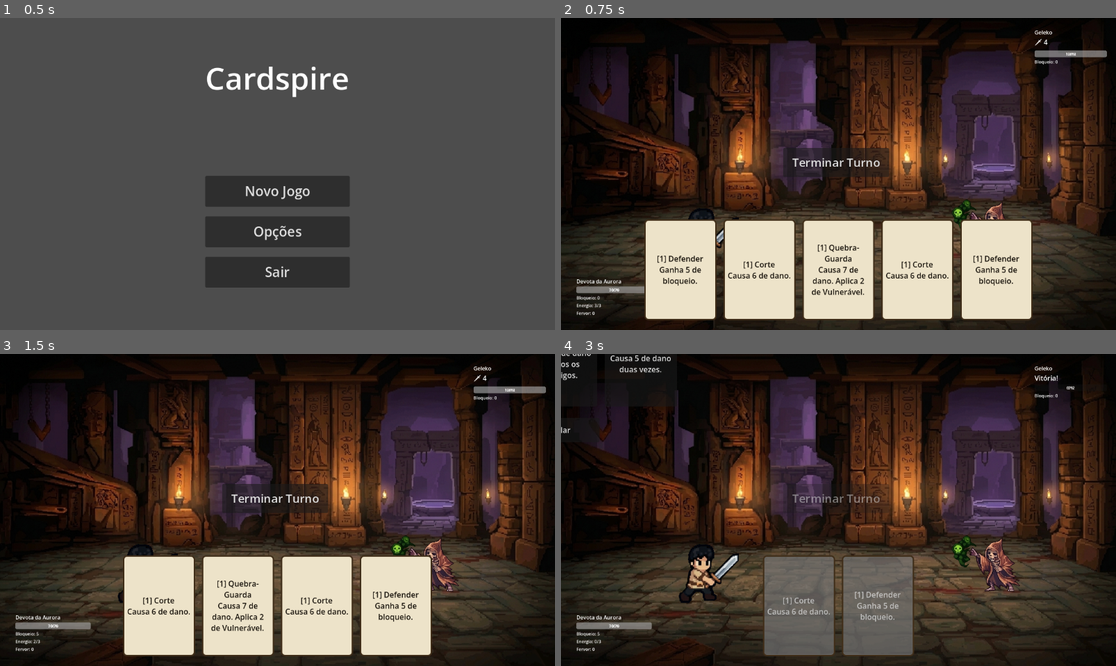
Above: before the commit, frames 1-4 (two rows, left to right).
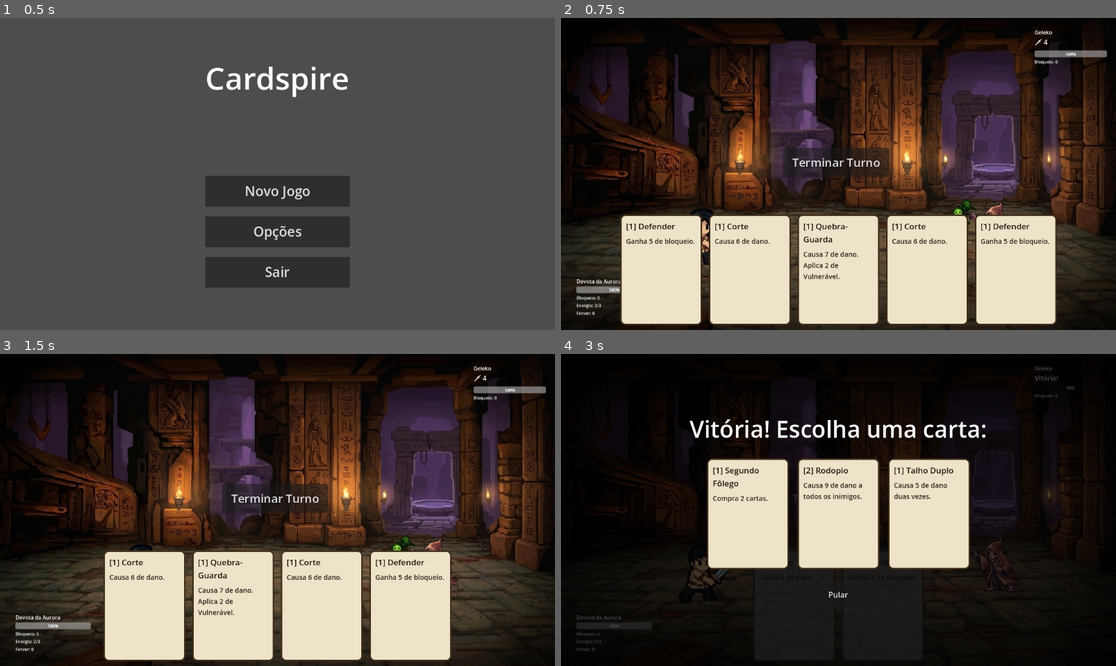
Above: after the commit, the same moments.

Repository: johnywauke/card-game
Game: Godot game, scene res://Scenes/UI/MainMenu.tscn
Same seed, same stepped clock (60 frames per second), same inputs: the game is played once before the commit and once after it.
Inputs (mouse positions are in pixels of both pictures, inside the frame that each line leads up to):
- Up to frame 1 (0.5 s): no input
- Up to frame 2 (0.75 s): click "Novo Jogo" at 0.5 s
- Up to frame 3 (1.5 s): click (122, 606) at 1.25 s, where only the run before the commit has a clickable "[1] Defender Ganha 5 de bloqu…"
- Up to frame 4 (3 s): click (721, 606) at 2 s, where only the run before the commit has a clickable "[1] Corte Causa 6 de dano."; click (760, 606) at 2.75 s, where only the run before the commit has a clickable "[1] Quebra-Guarda Causa 7 de …"

Frame 1 is identical in both runs. In frame 2, 11% of the frame differs, in the area x 10-90%, y 62-99%; in frame 3, 8.2%; in frame 4, 68%, in the area x 0-100%, y 0-100%.

Commit message:
213231213

Diff:
--- /dev/null
+++ b/Resources/Cards/Dragao/d03.tres
@@ -0,0 +1,17 @@
+[gd_resource type="Resource" script_class="CardData" load_steps=2 format=3 uid="uid://drg00000003"]
+
+[ext_resource type="Script" uid="uid://bdxlpgi6w130y" path="res://Script/Resources/CardData.gd" id="1_script"]
+
+[resource]
+script = ExtResource("1_script")
+id = &"drg_pele"
+nome = "Pele de Dragão"
+descricao = "Ganha 2 de Escamas (armadura permanente)."
+tipo = 2
+raridade = 0
+alvo = 2
+custo = 1
+valor_base = 0
+fervor_ganho = 0
+fervor_custo = 0
+efeitos = [{ "tipo": "escamas", "valor": 2 }]
--- /dev/null
+++ b/Resources/Cards/Dragao/d27.tres
@@ -0,0 +1,17 @@
+[gd_resource type="Resource" script_class="CardData" load_steps=2 format=3 uid="uid://drg00000027"]
+
+[ext_resource type="Script" uid="uid://bdxlpgi6w130y" path="res://Script/Resources/CardData.gd" id="1_script"]
+
+[resource]
+script = ExtResource("1_script")
+id = &"drg_dragaozinho"
+nome = "Invocar Dragãozinho"
+descricao = "No início de cada turno, causa 5 de dano ao inimigo."
+tipo = 3
+raridade = 1
+alvo = 3
+custo = 2
+valor_base = 0
+fervor_ganho = 0
+fervor_custo = 0
+efeitos = [{ "tipo": "invocar", "efeito": { "tipo": "dano", "valor": 5, "alvo": "inimigo" } }]
--- /dev/null
+++ b/Resources/Cards/Dragao/d50.tres
@@ -0,0 +1,17 @@
+[gd_resource type="Resource" script_class="CardData" load_steps=2 format=3 uid="uid://drg00000050"]
+
+[ext_resource type="Script" uid="uid://bdxlpgi6w130y" path="res://Script/Resources/CardData.gd" id="1_script"]
+
+[resource]
+script = ExtResource("1_script")
+id = &"drg_avatar"
+nome = "Avatar do Dragão Ancião"
+descricao = "No início de cada turno, causa 10 de dano ao inimigo."
+tipo = 3
+raridade = 2
+alvo = 3
+custo = 3
+valor_base = 0
+fervor_ganho = 0
+fervor_custo = 0
+efeitos = [{ "tipo": "invocar", "efeito": { "tipo": "dano", "valor": 10, "alvo": "inimigo" } }]
--- a/Script/Combat/CardEffects.gd
+++ b/Script/Combat/CardEffects.gd
@@ -73,6 +73,13 @@
 		"bloqueio":
 			usuario.ganhar_bloqueio(efeito.get("valor", 0))
 
+		"escamas":
+			# Escamas: armadura persistente (não some no fim do turno).
+			usuario.aplicar_status(&"escamas", efeito.get("valor", 0))
+
+		"cura":
+			usuario.curar(efeito.get("valor", 0))
+
 		"dano":
 			# Golpe de dano adicional (permite cartas de golpe múltiplo).
 			# alvo: "inimigo" (o alvo mirado) ou "todos".
@@ -99,3 +106,14 @@
 
 		_:
 			push_warning("CardEffects: efeito desconhecido '%s'." % tipo)
+
+
+## Aplica um efeito recorrente (de um dragão invocado) a cada turno.
+## Escolhe o primeiro inimigo vivo como alvo para efeitos de dano único.
+static func aplicar_efeito_recorrente(efeito: Dictionary, jogador: Combatant, inimigos: Array) -> void:
+	var alvo: Combatant = null
+	for inimigo in inimigos:
+		if inimigo != null and inimigo.esta_vivo():
+			alvo = inimigo
+			break
+	_aplicar_efeito_extra(efeito, jogador, alvo, inimigos)
--- /dev/null
+++ b/Script/Combat/CartaVisual.gd
@@ -0,0 +1,76 @@
+## CartaVisual.gd
+## Fábrica do visual de uma carta: um Button estilizado com o texto organizado
+## em Labels internos (título + descrição) com margem e quebra de linha, para
+## o texto SEMPRE caber dentro da carta. Usado pela mão e pela tela de recompensa.
+class_name CartaVisual
+extends RefCounted
+
+
+## Cria e retorna um Button representando a carta.
+static func criar(carta: CardData) -> Button:
+	var b := Button.new()
+	b.custom_minimum_size = Vector2(170, 230)
+	b.clip_contents = true
+	b.mouse_filter = Control.MOUSE_FILTER_STOP
+	b.text = ""  # o texto vai nos Labels filhos.
+
+	_aplicar_estilo(b)
+
+	# MarginContainer ocupa a carta inteira, com margem interna.
+	var margem := MarginContainer.new()
+	margem.set_anchors_and_offsets_preset(Control.PRESET_FULL_RECT)
+	margem.add_theme_constant_override("margin_left", 12)
+	margem.add_theme_constant_override("margin_right", 12)
+	margem.add_theme_constant_override("margin_top", 12)
+	margem.add_theme_constant_override("margin_bottom", 12)
+	margem.mouse_filter = Control.MOUSE_FILTER_IGNORE
+	b.add_child(margem)
+
+	var vbox := VBoxContainer.new()
+	vbox.add_theme_constant_override("separation", 10)
+	vbox.mouse_filter = Control.MOUSE_FILTER_IGNORE
+	margem.add_child(vbox)
+
+	# Título: custo + nome.
+	var titulo := Label.new()
+	titulo.text = "[%d] %s" % [carta.custo, carta.nome]
+	titulo.autowrap_mode = TextServer.AUTOWRAP_WORD_SMART
+	titulo.add_theme_font_size_override("font_size", 17)
+	titulo.add_theme_color_override("font_color", Color(0.12, 0.09, 0.05))
+	titulo.mouse_filter = Control.MOUSE_FILTER_IGNORE
+	vbox.add_child(titulo)
+
+	# Descrição (quebra de linha automática).
+	var desc := Label.new()
+	desc.text = carta.descricao
+	desc.autowrap_mode = TextServer.AUTOWRAP_WORD_SMART
+	desc.add_theme_font_size_override("font_size", 14)
+	desc.add_theme_color_override("font_color", Color(0.18, 0.14, 0.10))
+	desc.mouse_filter = Control.MOUSE_FILTER_IGNORE
+	vbox.add_child(desc)
+
+	return b
+
+
+## Aplica os StyleBox (fundo claro com borda) nos vários estados do botão.
+static func _aplicar_estilo(b: Button) -> void:
+	var normal := StyleBoxFlat.new()
+	normal.bg_color = Color(0.93, 0.89, 0.79)
+	normal.set_border_width_all(3)
+	normal.border_color = Color(0.25, 0.18, 0.10)
+	normal.set_corner_radius_all(10)
+	b.add_theme_stylebox_override("normal", normal)
+
+	var hover := normal.duplicate()
+	hover.bg_color = Color(1.0, 0.97, 0.86)
+	hover.set_border_width_all(4)
+	b.add_theme_stylebox_override("hover", hover)
+
+	var pressed := normal.duplicate()
+	pressed.bg_color = Color(0.80, 0.74, 0.62)
+	b.add_theme_stylebox_override("pressed", pressed)
+
+	var desabilitado := normal.duplicate()
+	desabilitado.bg_color = Color(0.42, 0.42, 0.42, 0.75)
+	desabilitado.border_color = Color(0.2, 0.2, 0.2)
+	b.add_theme_stylebox_override("disabled", desabilitado)
--- a/Script/Combat/CombatEndScreen.gd
+++ b/Script/Combat/CombatEndScreen.gd
@@ -1,65 +1,68 @@
 ## CombatEndScreen.gd
-## Overlay que cobre a tela quando o combate termina.
-##  - VITÓRIA: mostra 3 cartas de recompensa para escolher (some ao baralho da run)
+## Overlay (CanvasLayer) que cobre a tela quando o combate termina.
+##  - VITÓRIA: mostra 3 cartas de recompensa para escolher (some ao baralho)
 ##            e segue para o próximo combate. Também permite pular.
 ##  - DERROTA: mostra "Derrota" e um botão para voltar ao menu (encerra a run).
 ##
-## Monta-se sozinho. O CombatSetup o instancia, o configura com o jogador
-## (para salvar o HP na vitória) e o deixa escondido até o combate acabar.
-extends Control
+## Usa CanvasLayer com camada acima da mão (Hand), para cobrir as cartas.
+extends CanvasLayer
 
 const CENA_COMBATE := "res://Scenes/Combat/Combat.tscn"
 const CENA_MENU := "res://Scenes/UI/MainMenu.tscn"
 
 var jogador: Combatant
 
+var _raiz: Control          # container de tela cheia, mostrado só no fim.
 var _titulo: Label
 var _caixa_cartas: HBoxContainer
 var _rodape: HBoxContainer
 
 
 func _ready() -> void:
-	# Cobre a tela inteira e começa escondido.
-	set_anchors_and_offsets_preset(Control.PRESET_FULL_RECT)
-	visible = false
+	layer = 20  # acima da mão (camada 10).
 
-	# Fundo escuro semitransparente que bloqueia cliques atrás.
+	_raiz = Control.new()
+	_raiz.set_anchors_and_offsets_preset(Control.PRESET_FULL_RECT)
+	_raiz.visible = false
+	add_child(_raiz)
+
+	# Fundo escuro que bloqueia cliques atrás.
 	var fundo := ColorRect.new()
-	fundo.color = Color(0, 0, 0, 0.7)
+	fundo.color = Color(0, 0, 0, 0.72)
 	fundo.set_anchors_and_offsets_preset(Control.PRESET_FULL_RECT)
 	fundo.mouse_filter = Control.MOUSE_FILTER_STOP
-	add_child(fundo)
+	_raiz.add_child(fundo)
 
-	# Coluna central com título, cartas e rodapé.
+	# Coluna central: título, cartas e rodapé.
 	var coluna := VBoxContainer.new()
 	coluna.alignment = BoxContainer.ALIGNMENT_CENTER
-	coluna.add_theme_constant_override("separation", 24)
-	coluna.set_anchors_and_offsets_preset(Control.PRESET_CENTER)
-	coluna.grow_horizontal = Control.GROW_DIRECTION_BOTH
-	coluna.grow_vertical = Control.GROW_DIRECTION_BOTH
-	add_child(coluna)
+	coluna.add_theme_constant_override("separation", 28)
+	coluna.set_anchors_and_offsets_preset(Control.PRESET_FULL_RECT)
+	coluna.mouse_filter = Control.MOUSE_FILTER_IGNORE
+	_raiz.add_child(coluna)
 
 	_titulo = Label.new()
 	_titulo.add_theme_font_size_override("font_size", 48)
 	_titulo.horizontal_alignment = HORIZONTAL_ALIGNMENT_CENTER
+	_titulo.mouse_filter = Control.MOUSE_FILTER_IGNORE
 	coluna.add_child(_titulo)
 
 	_caixa_cartas = HBoxContainer.new()
 	_caixa_cartas.alignment = BoxContainer.ALIGNMENT_CENTER
-	_caixa_cartas.add_theme_constant_override("separation", 16)
+	_caixa_cartas.add_theme_constant_override("separation", 18)
+	_caixa_cartas.mouse_filter = Control.MOUSE_FILTER_IGNORE
 	coluna.add_child(_caixa_cartas)
 
 	_rodape = HBoxContainer.new()
 	_rodape.alignment = BoxContainer.ALIGNMENT_CENTER
 	_rodape.add_theme_constant_override("separation", 16)
+	_rodape.mouse_filter = Control.MOUSE_FILTER_IGNORE
 	coluna.add_child(_rodape)
 
-	# Escuta o fim do combate.
 	SignalBus.combate_vencido.connect(_ao_vencer)
 	SignalBus.combate_perdido.connect(_ao_perder)
 
 
-## Recebe a referência do jogador (para salvar o HP na vitória).
 func configurar(p_jogador: Combatant) -> void:
 	jogador = p_jogador
 
@@ -67,7 +70,6 @@
 # --- VITÓRIA ---
 
 func _ao_vencer() -> void:
-	# Salva o HP atual do jogador para o próximo combate.
 	if jogador != null:
 		DeckManager.hp_jogador = jogador.hp_atual
 
@@ -75,20 +77,18 @@
 	_limpar(_caixa_cartas)
 	_limpar(_rodape)
 
-	# Mostra 3 cartas de recompensa.
 	for carta in DeckManager.sortear_recompensas(3):
-		var b := _botao_carta(carta)
+		var b := CartaVisual.criar(carta)
 		b.pressed.connect(_escolher_recompensa.bind(carta))
 		_caixa_cartas.add_child(b)
 
-	# Botão para pular a recompensa.
 	var pular := Button.new()
 	pular.custom_minimum_size = Vector2(160, 50)
 	pular.text = "Pular"
 	pular.pressed.connect(_proximo_combate)
 	_rodape.add_child(pular)
 
-	visible = true
+	_raiz.visible = true
 
 
 func _escolher_recompensa(carta: CardData) -> void:
@@ -114,7 +114,7 @@
 	voltar.pressed.connect(_voltar_menu)
 	_rodape.add_child(voltar)
 
-	visible = true
+	_raiz.visible = true
 
 
 func _voltar_menu() -> void:
@@ -122,17 +122,7 @@
 	get_tree().change_scene_to_file(CENA_MENU)
 
 
-# --- Utilitários ---
-
-func _botao_carta(carta: CardData) -> Button:
-	var b := Button.new()
-	b.custom_minimum_size = Vector2(150, 200)
-	b.autowrap_mode = TextServer.AUTOWRAP_WORD_SMART
-	b.clip_text = true
-	b.add_theme_font_size_override("font_size", 16)
-	b.text = "[%d] %s\n\n%s" % [carta.custo, carta.nome, carta.descricao]
-	return b
-
+# --- Utilitário ---
 
 func _limpar(container: Node) -> void:
 	for filho in container.get_children():
--- a/Script/Combat/CombatHUD.gd
+++ b/Script/Combat/CombatHUD.gd
@@ -60,7 +60,7 @@
 func _atualizar_tudo() -> void:
 	if jogador != null:
 		_set_barra(barra_hp_jogador, label_hp_jogador, jogador.hp_atual, jogador.hp_max)
-		label_bloqueio_jogador.text = "Bloqueio: %d" % jogador.bloqueio
+		label_bloqueio_jogador.text = _texto_bloqueio(jogador)
 		label_fervor.text = "Fervor: %d" % jogador.get_status(&"fervor")
 	if inimigo != null:
 		_set_barra(barra_hp_inimigo, label_hp_inimigo, inimigo.hp_atual, inimigo.hp_max)
@@ -79,9 +79,17 @@
 func _ao_bloqueio_alterado(alvo, _quantidade: int) -> void:
 	# Lê o valor atual direto do combatente (mais simples que somar deltas).
 	if alvo == jogador:
-		label_bloqueio_jogador.text = "Bloqueio: %d" % jogador.bloqueio
+		label_bloqueio_jogador.text = _texto_bloqueio(jogador)
 	elif alvo == inimigo:
 		label_bloqueio_inimigo.text = "Bloqueio: %d" % inimigo.bloqueio
+
+
+## Texto do bloqueio do jogador, incluindo Escamas (armadura) se houver.
+func _texto_bloqueio(c: Combatant) -> String:
+	var escamas := c.get_status(&"escamas")
+	if escamas > 0:
+		return "Bloqueio: %d  (Escamas: %d)" % [c.bloqueio, escamas]
+	return "Bloqueio: %d" % c.bloqueio
 
 
 func _ao_energia_alterada(atual: int, maximo: int) -> void:
--- a/Script/Combat/CombatStateMachine.gd
+++ b/Script/Combat/CombatStateMachine.gd
@@ -29,6 +29,10 @@
 @export var energia_maxima: int = 3
 var energia_atual: int = 0
 
+## Poderes recorrentes ativos no combate (ex: dragões invocados que atacam
+## todo turno). Cada item é um efeito aplicado no início do turno do jogador.
+var poderes_ativos: Array[Dictionary] = []
+
 
 func _ready() -> void:
 	# Escuta mortes para checar fim de combate.
@@ -41,6 +45,7 @@
 	jogador = p_jogador
 	inimigos = p_inimigos
 	estado = Estado.INICIO
+	poderes_ativos.clear()
 
 	DeckManager.iniciar_combate()
 	SignalBus.combate_iniciado.emit()
@@ -62,6 +67,10 @@
 	energia_atual = energia_maxima
 	SignalBus.energia_alterada.emit(energia_atual, energia_maxima)
 	jogador.limpar_bloqueio()
+
+	# Dragões invocados agem no início do turno (atacam o inimigo, etc.).
+	_aplicar_poderes()
+
 	DeckManager.comprar_mao_inicial()
 
 	SignalBus.turno_jogador_iniciado.emit()
@@ -89,6 +98,8 @@
 	# Carta de Poder fica em jogo; as demais vão para o descarte.
 	if carta.tipo != CardData.CardType.PODER:
 		DeckManager.descartar_carta(carta)
+	else:
+		_registrar_poderes_da_carta(carta)
 
 	_checar_vitoria()
 	return true
@@ -136,6 +147,26 @@
 
 ## --- Fim de combate ---
 
+## --- Poderes recorrentes (dragões invocados) ---
+
+## Procura nos efeitos da carta entradas que registram um poder recorrente,
+## no formato { "tipo": "invocar", "efeito": { ... } }, e as ativa.
+func _registrar_poderes_da_carta(carta: CardData) -> void:
+	for ef in carta.efeitos:
+		if ef.get("tipo", "") == "invocar":
+			var recorrente: Dictionary = ef.get("efeito", {})
+			if not recorrente.is_empty():
+				poderes_ativos.append(recorrente)
+
+
+## Aplica todos os poderes ativos (chamado no início do turno do jogador).
+func _aplicar_poderes() -> void:
+	for efeito in poderes_ativos:
+		CardEffects.aplicar_efeito_recorrente(efeito, jogador, inimigos)
+	# Um poder pode ter derrotado o inimigo.
+	_checar_vitoria()
+
+
 func _ao_inimigo_morrer(_inimigo) -> void:
 	_checar_vitoria()
 
--- a/Script/Combat/Combatant.gd
+++ b/Script/Combat/Combatant.gd
@@ -96,8 +96,10 @@
 
 
 ## Zera o bloqueio (chamado no início do turno do dono).
+## Com Escamas, o bloqueio não vai a zero: volta ao valor de Escamas
+## (armadura persistente do dragão). Sem Escamas, zera normalmente.
 func limpar_bloqueio() -> void:
-	bloqueio = 0
+	bloqueio = get_status(&"escamas")
 	SignalBus.bloqueio_ganho.emit(self, 0)
 
 
--- a/Script/Combat/Hand.gd
+++ b/Script/Combat/Hand.gd
@@ -1,7 +1,7 @@
 ## Hand.gd
 ## Mostra a mão do jogador como cartas CLICÁVEIS na parte de baixo da tela.
 ## Usa um CanvasLayer para garantir que as cartas fiquem SEMPRE por cima de
-## tudo (cenário, sprites e HUD), evitando problemas de ordem de renderização.
+## tudo (cenário, sprites e HUD).
 extends CanvasLayer
 
 var maquina: CombatStateMachine
@@ -10,15 +10,13 @@
 
 
 func _ready() -> void:
-	layer = 10  # bem acima do canvas padrão (camada 0).
+	layer = 10  # acima do canvas padrão (camada 0).
 
-	# Container invisível que ocupa a tela toda.
 	var painel := Control.new()
 	painel.set_anchors_and_offsets_preset(Control.PRESET_FULL_RECT)
 	painel.mouse_filter = Control.MOUSE_FILTER_IGNORE
 	add_child(painel)
 
-	# Linha de cartas, ancorada na parte inferior e centralizada.
 	_linha = HBoxContainer.new()
 	_linha.alignment = BoxContainer.ALIGNMENT_CENTER
 	_linha.add_theme_constant_override("separation", 14)
@@ -28,26 +26,23 @@
 	_linha.anchor_bottom = 1.0
 	_linha.offset_left = 0.0
 	_linha.offset_right = 0.0
-	_linha.offset_top = -230.0
+	_linha.offset_top = -240.0
 	_linha.offset_bottom = -20.0
 	_linha.mouse_filter = Control.MOUSE_FILTER_IGNORE
 	painel.add_child(_linha)
 
-	# Handlers com assinaturas que batem com os sinais.
 	SignalBus.mao_alterada.connect(_quando_atualizar)
 	SignalBus.energia_alterada.connect(_quando_energia)
 	SignalBus.turno_jogador_iniciado.connect(_quando_atualizar)
 	SignalBus.turno_inimigo_iniciado.connect(_quando_atualizar)
 
 
-## Recebe as referências necessárias para jogar cartas.
 func configurar(p_maquina: CombatStateMachine, p_alvo: Combatant) -> void:
 	maquina = p_maquina
 	alvo_padrao = p_alvo
 	_redesenhar()
 
 
-# Handlers (assinaturas exatas dos sinais).
 func _quando_atualizar() -> void:
 	_redesenhar()
 
@@ -55,7 +50,6 @@
 	_redesenhar()
 
 
-## Limpa e recria os botões de carta a partir da mão atual do DeckManager.
 func _redesenhar() -> void:
 	if _linha == null:
 		return
@@ -66,49 +60,12 @@
 	var turno := maquina != null and maquina.estado == CombatStateMachine.Estado.TURNO_JOGADOR
 
 	for carta in DeckManager.mao:
-		var botao := _criar_botao_carta(carta)
+		var botao := CartaVisual.criar(carta)
 		botao.disabled = (not turno) or (carta.custo > energia)
 		botao.pressed.connect(_ao_clicar_carta.bind(carta))
 		_linha.add_child(botao)
 
 
-## Cria o visual de uma carta como um Button estilizado (claramente visível).
-func _criar_botao_carta(carta: CardData) -> Button:
-	var b := Button.new()
-	b.custom_minimum_size = Vector2(150, 210)
-	b.mouse_filter = Control.MOUSE_FILTER_STOP
-	b.autowrap_mode = TextServer.AUTOWRAP_WORD_SMART
-	b.clip_text = true
-	b.add_theme_font_size_override("font_size", 16)
-	b.text = "[%d] %s\n\n%s" % [carta.custo, carta.nome, carta.descricao]
-
-	# Fundo claro com borda escura (destaca do cenário).
-	var normal := StyleBoxFlat.new()
-	normal.bg_color = Color(0.93, 0.89, 0.79)
-	normal.set_border_width_all(3)
-	normal.border_color = Color(0.25, 0.18, 0.10)
-	normal.set_corner_radius_all(8)
-	normal.set_content_margin_all(8)
-	b.add_theme_stylebox_override("normal", normal)
-
-	var hover := normal.duplicate()
-	hover.bg_color = Color(1.0, 0.97, 0.86)
-	b.add_theme_stylebox_override("hover", hover)
-
-	var pressed := normal.duplicate()
-	pressed.bg_color = Color(0.80, 0.74, 0.62)
-	b.add_theme_stylebox_override("pressed", pressed)
-
-	var desabilitado := normal.duplicate()
-	desabilitado.bg_color = Color(0.45, 0.45, 0.45, 0.7)
-	b.add_theme_stylebox_override("disabled", desabilitado)
-
-	b.add_theme_color_override("font_color", Color(0.1, 0.08, 0.05))
-	b.add_theme_color_override("font_disabled_color", Color(0.85, 0.85, 0.85, 0.8))
-	return b
-
-
-## Joga a carta clicada. Para ataques, mira o alvo padrão (o inimigo).
 func _ao_clicar_carta(carta: CardData) -> void:
 	if maquina == null:
 		return
Not shown, added: Script/Combat/CartaVisual.gd.uid
